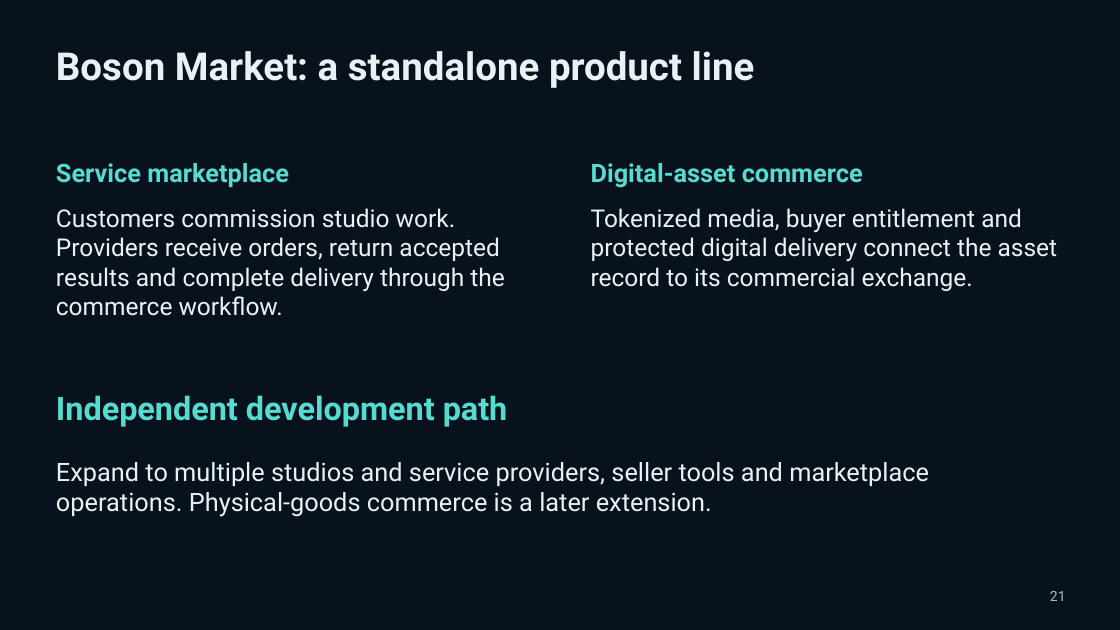
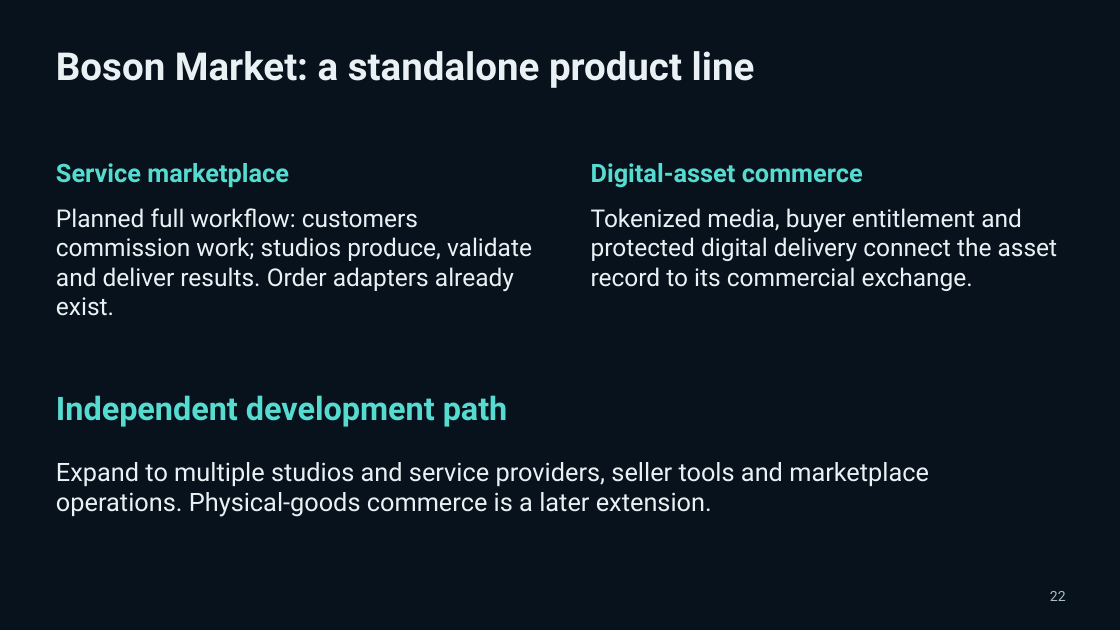
Before and after one commit to pavlichuckcrypt-maker/Vantemio, a slide deck: slide 22 of docs/pitch/Vantemio_Presentation_2026-10-05.pptx (slide 21 before the commit). Drawn at 1120x630 pixels with LibreOffice and Linux fonts; fonts in the diff are those of the drawing. Boxes give left, top, right and bottom in pixels: in the first picture for what was removed or moved away, otherwise in the second. Text is boxed around its words. In the diff, an @@ line names an element or a change of style, - is before the commit and + after.

Commit message:
Add planned copyright screening and clarify product readiness

```diff
--- a/docs/pitch/Vantemio_Presentation_2026-10-05.pptx
+++ b/docs/pitch/Vantemio_Presentation_2026-10-05.pptx
@@ text at [56,208,532,316]: text changed @@
-Customers commission studio work. Providers receive orders, return accepted results and complete delivery through the commerce workflow.
+Planned full workflow: customers commission work; studios produce, validate and deliver results. Order adapters already exist.
@@ text at [1050,591,1066,601]: text changed @@
-21
+22
```
Also in this commit, not shown: 17 other slides changed, 1 slide added, 1 other file.
